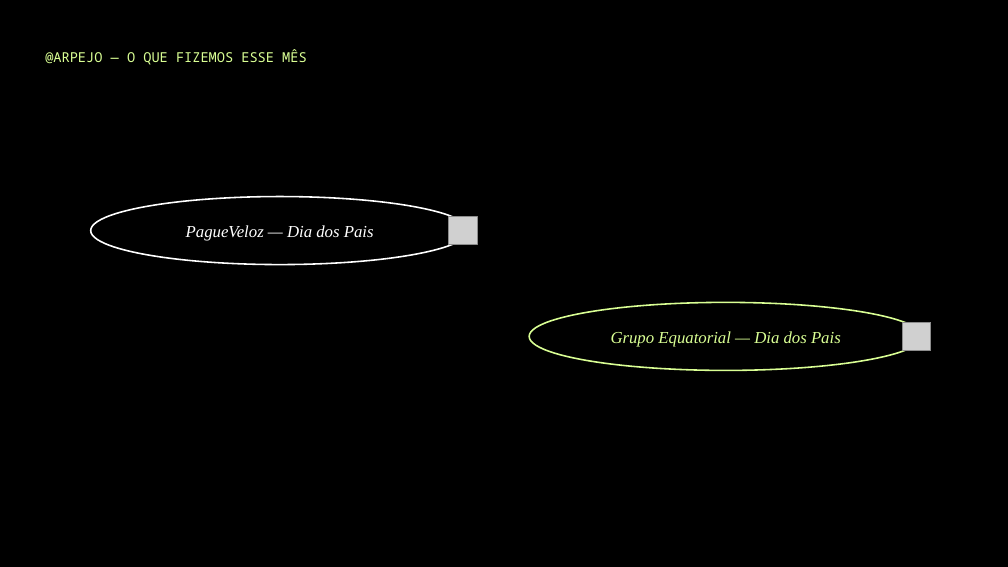
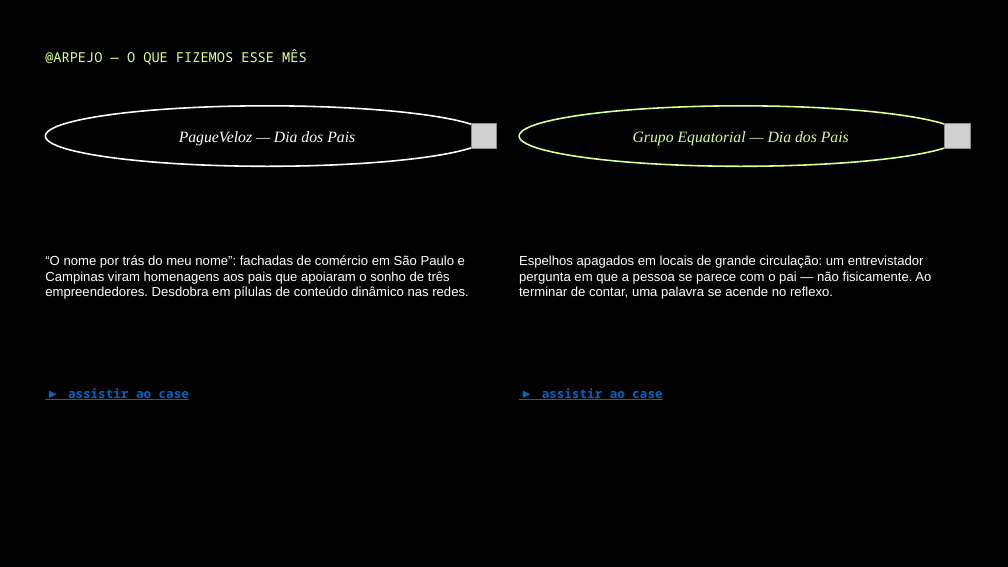
Before and after one commit to BiancaSchwanke/data-manipulation-exercises, a slide deck: slide 5 of entregas-agosto26/material-cliente-agosto26.pptx. Drawn at 1008x567 pixels with LibreOffice and Linux fonts; fonts in the diff are those of the drawing; grey boxes stand for pictures; background and template pictures are left out. Boxes give left, top, right and bottom in pixels: in the first picture for what was removed or moved away, otherwise in the second. Text is boxed around its words. In the diff, an @@ line names an element or a change of style, - is before the commit and + after.

```diff
--- a/entregas-agosto26/material-cliente-agosto26.pptx
+++ b/entregas-agosto26/material-cliente-agosto26.pptx
@@ text "PagueVeloz — Dia dos Pais" moved from (x1=186, y1=225, x2=374, y2=241) to (x1=179, y1=131, x2=355, y2=145) @@
@@ text "PagueVeloz — Dia dos Pais" at (x1=179, y1=131, x2=355, y2=145): size 16 to 15 pt @@
@@ ellipse resized from (x1=91, y1=197, x2=469, y2=265) to (x1=45, y1=106, x2=489, y2=166) @@
@@ text "Grupo Equatorial — Dia dos ..." at (x1=633, y1=131, x2=849, y2=145): size 16 to 15 pt @@
@@ text "Grupo Equatorial — Dia dos ..." moved from (x1=611, y1=331, x2=841, y2=347) to (x1=633, y1=131, x2=849, y2=145) @@
@@ ellipse resized from (x1=529, y1=302, x2=923, y2=371) to (x1=520, y1=106, x2=963, y2=166) @@
@@ picture moved from (x1=449, y1=216, x2=478, y2=245) to (x1=471, y1=123, x2=497, y2=149) @@
@@ picture moved from (x1=903, y1=322, x2=932, y2=351) to (x1=945, y1=123, x2=971, y2=149) @@
@@ text added at (x1=45, y1=255, x2=468, y2=299), 12.5 pt, text #FFFFFF @@
+“O nome por trás do meu nome”: fachadas de comércio em São Paulo e Campinas viram homenagens aos pais que apoiaram o sonho de três empreendedores. Desdobra em pílulas de conteúdo dinâmico nas redes.
@@ text added at (x1=519, y1=255, x2=931, y2=299), 12.5 pt, text #FFFFFF @@
+Espelhos apagados em locais de grande circulação: um entrevistador pergunta em que a pessoa se parece com o pai — não fisicamente. Ao terminar de contar, uma palavra se acende no reflexo.
@@ text added at (x1=68, y1=388, x2=189, y2=400), 12 pt, text #0563C1, bold, underline @@
+▶ assistir ao case
@@ text added at (x1=542, y1=388, x2=662, y2=400), 12 pt, text #0563C1, bold, underline @@
+▶ assistir ao case
```
Also in this commit, not shown: 2 other files.
